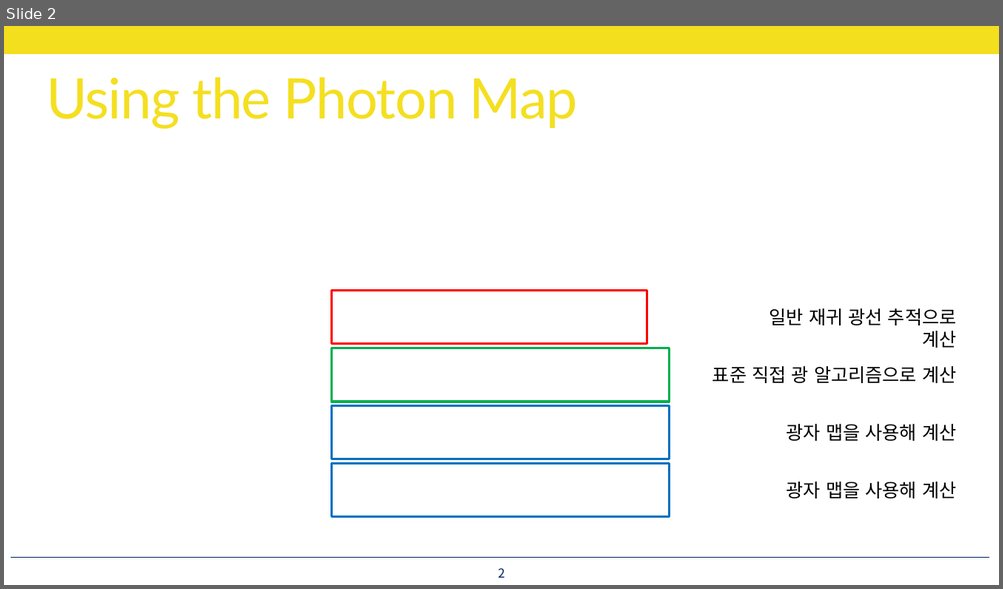
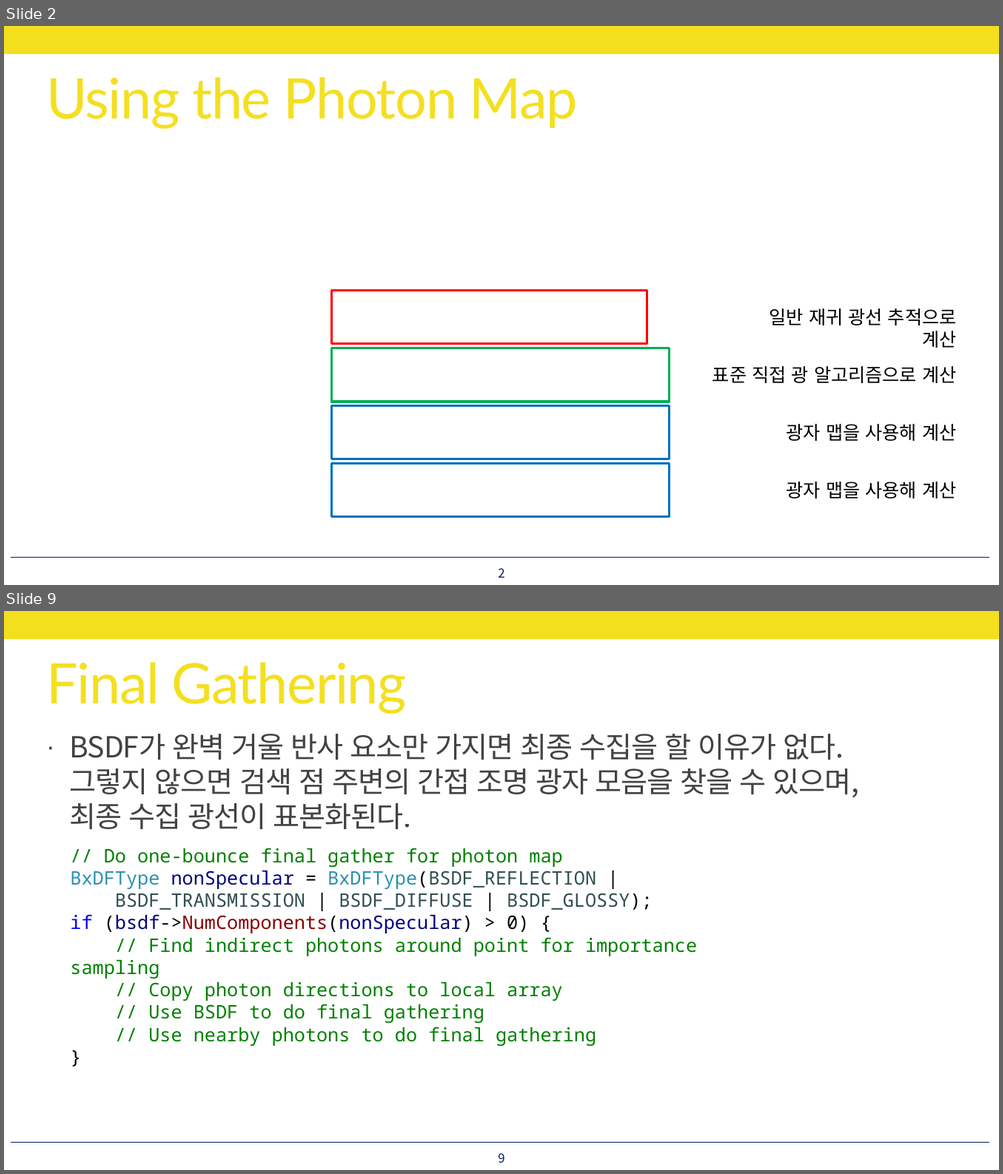
Before and after one commit to utilForever/PBRStudy, a slide deck: Physically Based Rendering - Chapter 15, Part 6.pptx. Shown one above the other, each under a label of ours: slide 2 before the commit, slides 2 and 9 after it; the slides between them are not shown. The pictures are 1003x589 and 1003x1174 pixels, drawn with LibreOffice and Linux fonts; fonts in the diff are those of the drawing; grey boxes stand for pictures. Boxes give left, top, right and bottom in pixels: in the first picture for what was removed or moved away, otherwise in the second. Text is boxed around its words. In the diff, an @@ line names an element or a change of style, - is before the commit and + after.

```diff
--- a/Physically Based Rendering - Chapter 15, Part 6.pptx
+++ b/Physically Based Rendering - Chapter 15, Part 6.pptx
@@ slide 9 added at bbox=[4, 611, 999, 1170], background #FFFFFF; not listed: 2 template elements that a slide beside it also shows @@
@@ title added at bbox=[46, 662, 407, 714], 54 pt, text #F4DF1E @@
+Final Gathering
@@ text added at bbox=[70, 734, 859, 829], 28 pt, text #404040 @@
+· BSDF가 완벽 거울 반사 요소만 가지면 최종 수집을 할 이유가 없다.
+  그렇지 않으면 검색 점 주변의 간접 조명 광자 모음을 찾을 수 있으며,
+  최종 수집 광선이 표본화된다.
@@ text added at bbox=[70, 848, 697, 1046], 18 pt, text #008000 @@
+// Do one-bounce final gather for photon map
+BxDFType nonSpecular = BxDFType(BSDF_REFLECTION |
+BSDF_TRANSMISSION | BSDF_DIFFUSE | BSDF_GLOSSY);
+if (bsdf->NumComponents(nonSpecular) > 0) {
+// Find indirect photons around point for importance sampling
+// Copy photon directions to local array
+// Use BSDF to do final gathering
+// Use nearby photons to do final gathering
+}
@@ page number added at bbox=[498, 1153, 504, 1163], 12 pt, text #002060 @@
+9
```
Also in this commit, not shown: 27 other slides added.
